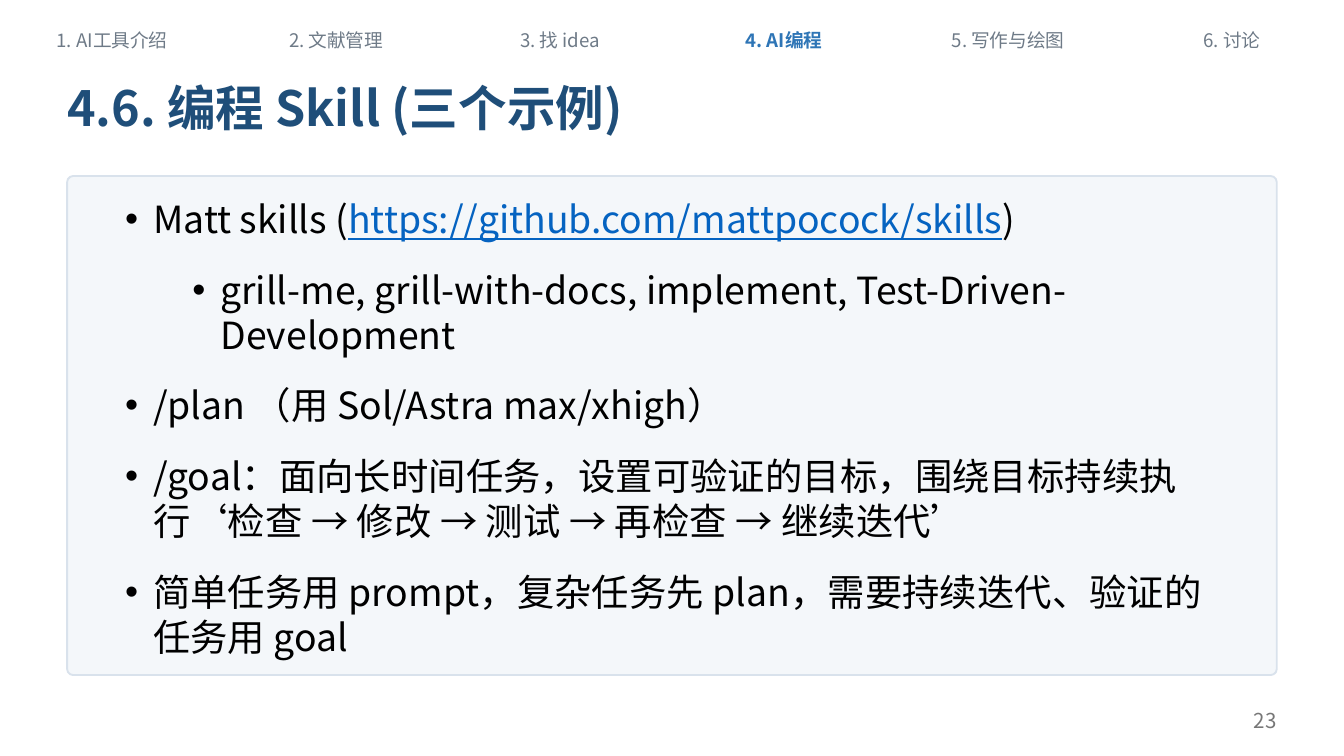
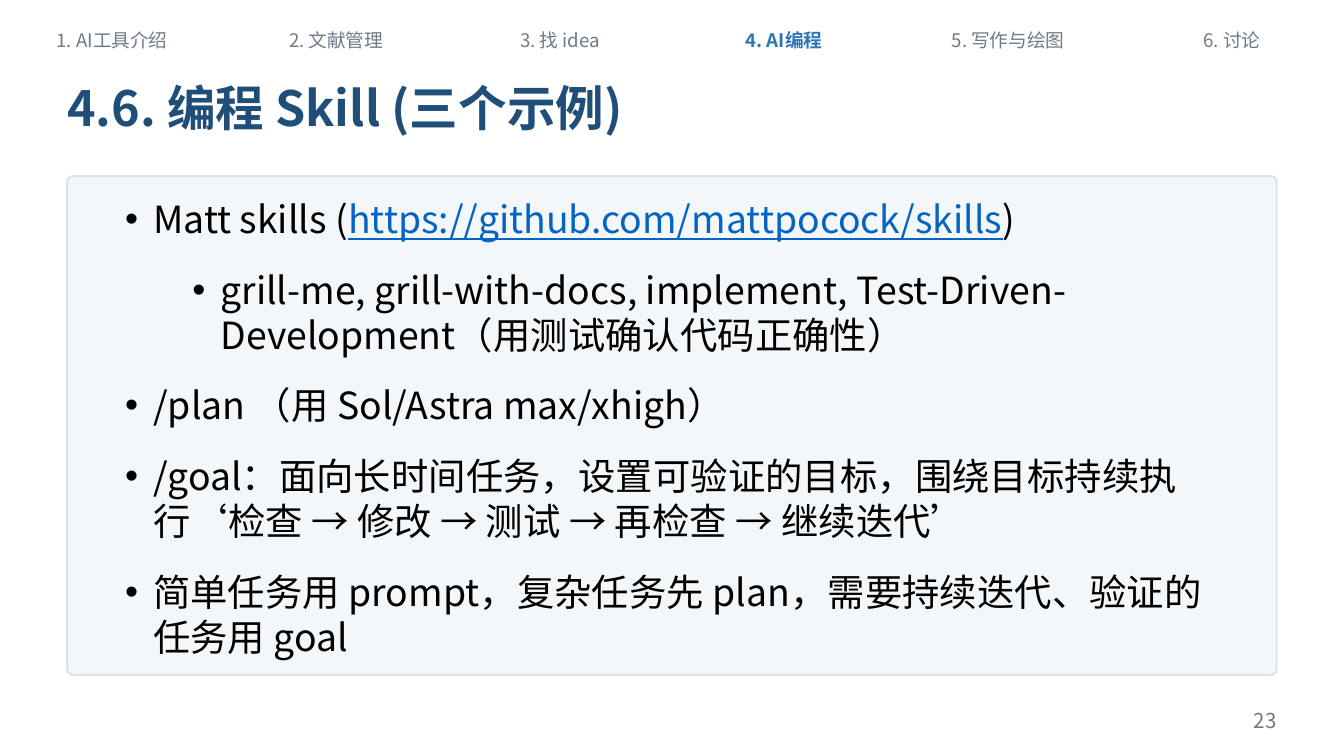
Before and after one commit to sicilyala/ai_sharing, a slide deck: slide 23 of docs/ai-workflow-sharing-v1.pptx. Drawn at 1344x756 pixels with LibreOffice and Linux fonts; fonts in the diff are those of the drawing. Boxes give left, top, right and bottom in pixels: in the first picture for what was removed or moved away, otherwise in the second. Text is boxed around its words. In the diff, an @@ line names an element or a change of style, - is before the commit and + after.

```diff
--- a/docs/ai-workflow-sharing-v1.pptx
+++ b/docs/ai-workflow-sharing-v1.pptx
@@ text at <box>220,274,1066,358</box>: text changed @@
-  • grill-me, grill-with-docs, implement, Test-Driven-Development
+  • grill-me, grill-with-docs, implement, Test-Driven-Development（用测试确认代码正确性）
```
Also in this commit, not shown: 11 other slides changed, 7 other files.
